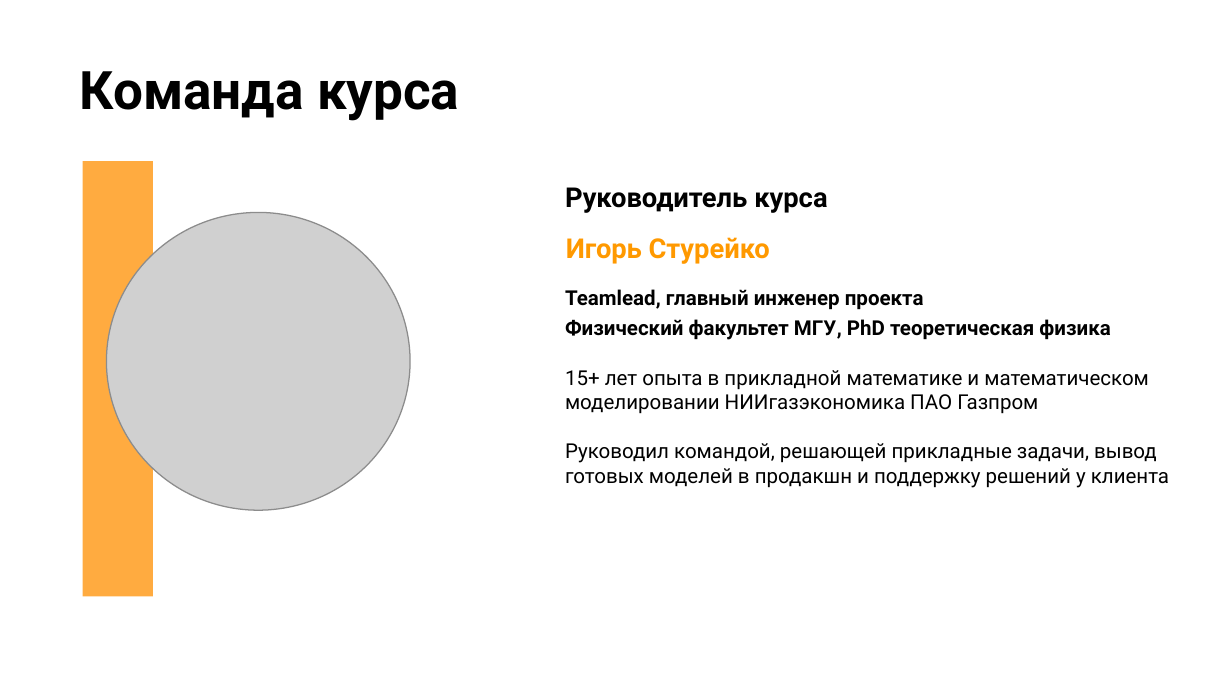
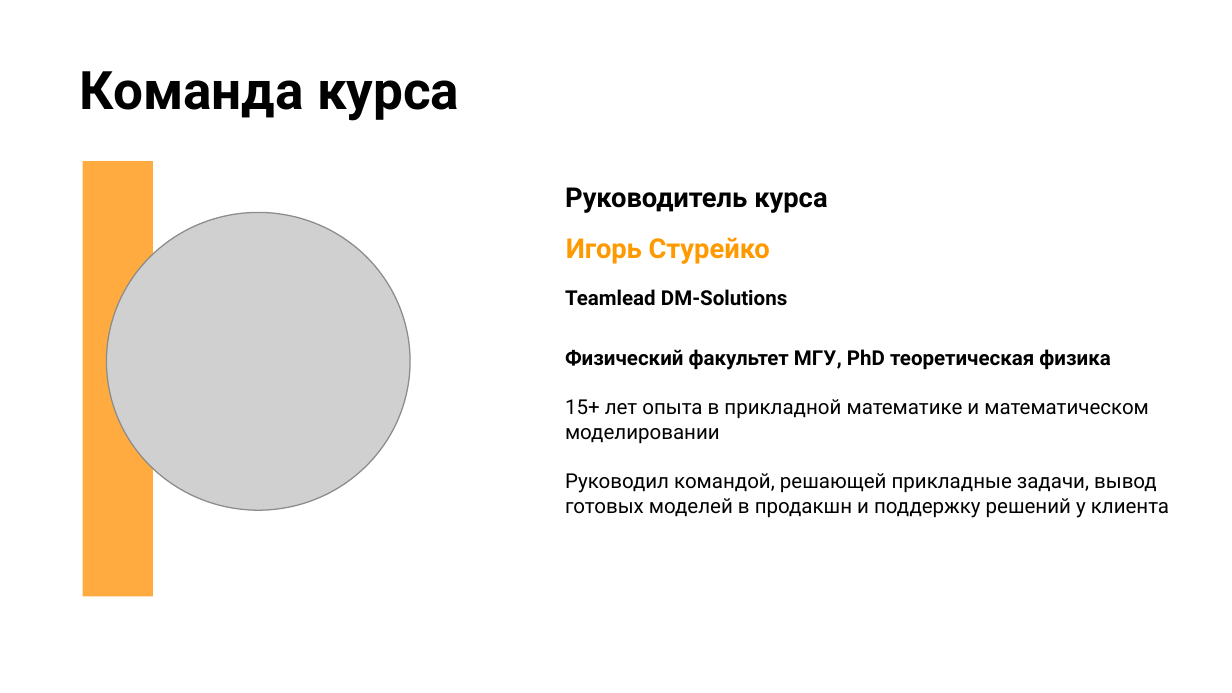
Before and after one commit to stureiko/Otus_lectures, a slide deck: slide 10 of FinML/01 - Intro/Presentation/01 - Intro.pptx. Drawn at 1232x693 pixels with LibreOffice and Linux fonts; fonts in the diff are those of the drawing; grey boxes stand for pictures; background and template pictures are left out. Boxes give left, top, right and bottom in pixels: in the first picture for what was removed or moved away, otherwise in the second. Text is boxed around its words. In the diff, an @@ line names an element or a change of style, - is before the commit and + after.

```diff
--- a/FinML/01 - Intro/Presentation/01 - Intro.pptx
+++ b/FinML/01 - Intro/Presentation/01 - Intro.pptx
@@ subtitle at [565,289,787,306]: text changed @@
-Teamlead, главный инженер проекта
+Teamlead DM-Solutions
@@ subtitle at [565,399,1149,444]: text changed @@
-15+ лет опыта в прикладной математике и математическом моделировании НИИгазэкономика ПАО Газпром
+15+ лет опыта в прикладной математике и математическом моделировании
```
Also in this commit, not shown: 10 other slides changed, 17 other files.
